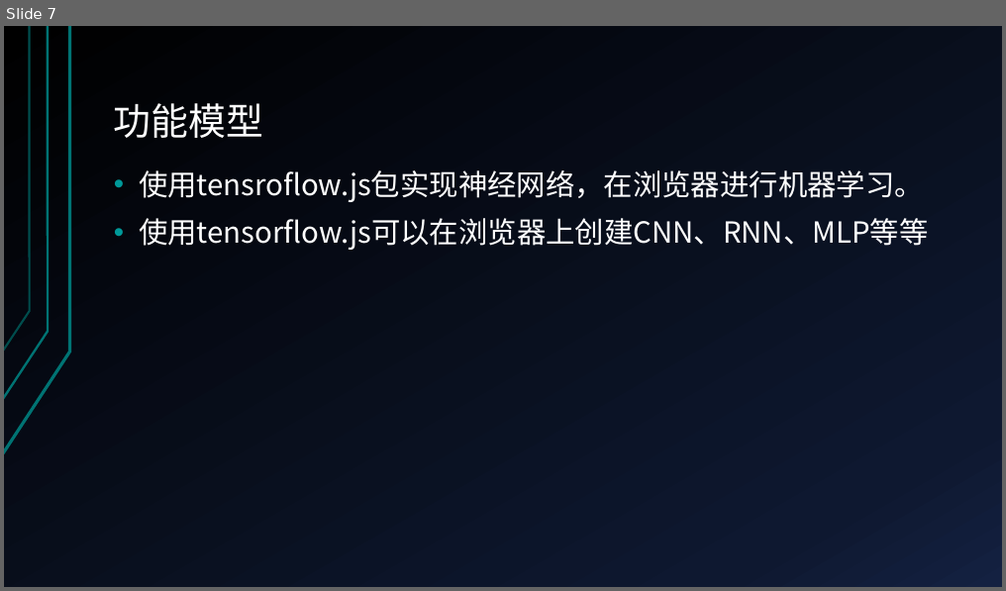
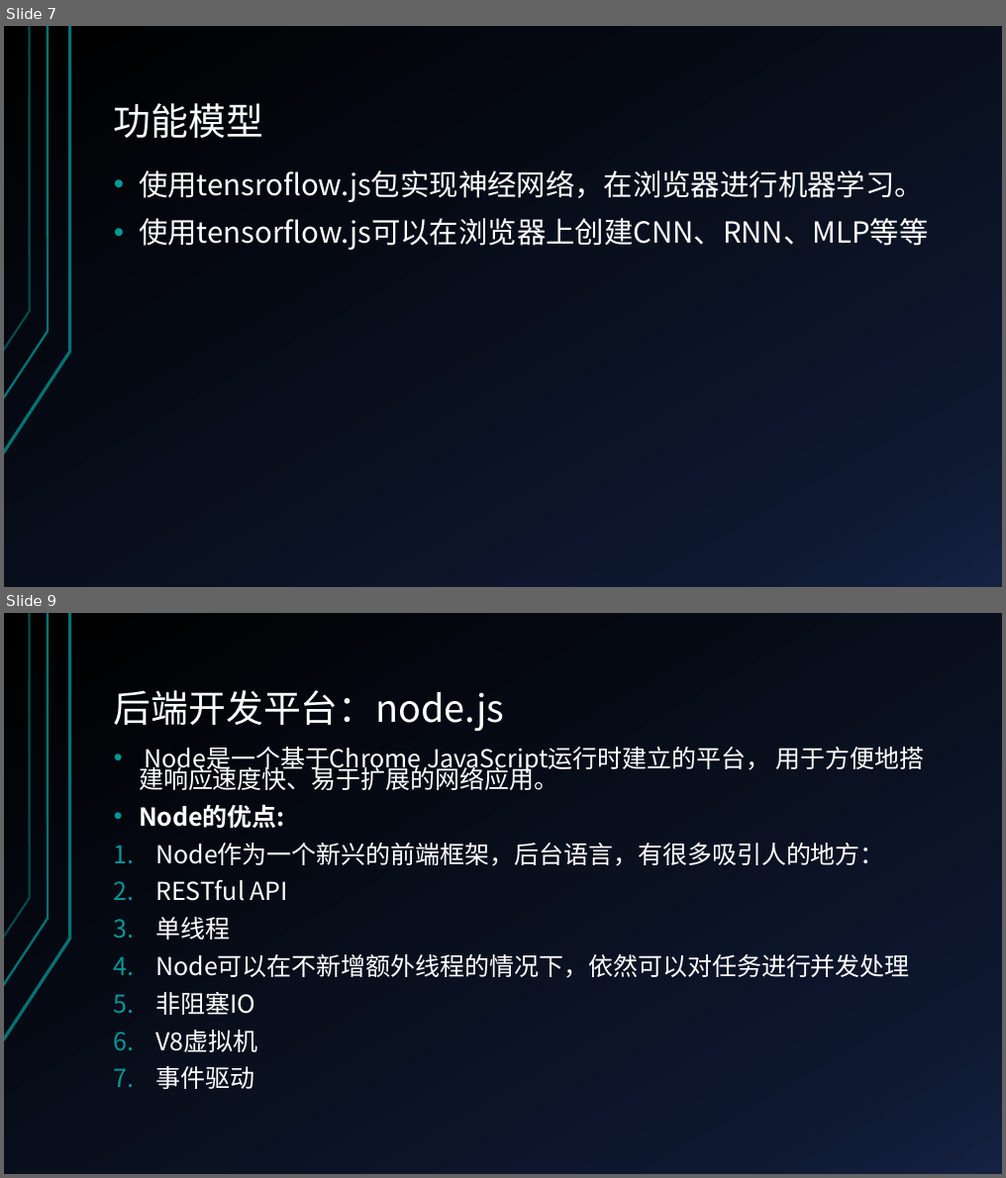
Before and after one commit to m810459675/software_exp, a slide deck: 中期报告-吴浩林.pptx. Shown one above the other, each under a label of ours: slide 7 before the commit, slides 7 and 9 after it; the slides between them are not shown. The pictures are 1006x591 and 1006x1178 pixels, drawn with LibreOffice and Linux fonts; fonts in the diff are those of the drawing. Boxes give left, top, right and bottom in pixels: in the first picture for what was removed or moved away, otherwise in the second. Text is boxed around its words. In the diff, an @@ line names an element or a change of style, - is before the commit and + after.

```diff
--- a/中期报告-吴浩林.pptx
+++ b/中期报告-吴浩林.pptx
@@ slide 9 added at [4, 613, 1002, 1174], background gradient #000000 to #0F1931 to #142242; not listed: 3 template elements that a slide beside it also shows @@
@@ title added at [114, 690, 505, 731], 36 pt, text #FFFFFF @@
+后端开发平台：node.js
@@ text added at [139, 747, 925, 1089], 23.8 pt, text #FFFFFF @@
+• Node是一个基于Chrome JavaScript运行时建立的平台， 用于方便地搭建响应速度快、易于扩展的网络应用。
+• Node的优点:
+1. Node作为一个新兴的前端框架，后台语言，有很多吸引人的地方：
+2. RESTful API
+3. 单线程
+4. Node可以在不新增额外线程的情况下，依然可以对任务进行并发处理
+5. 非阻塞IO
+6. V8虚拟机
+7. 事件驱动
```
Also in this commit, not shown: 1 other slide added.
